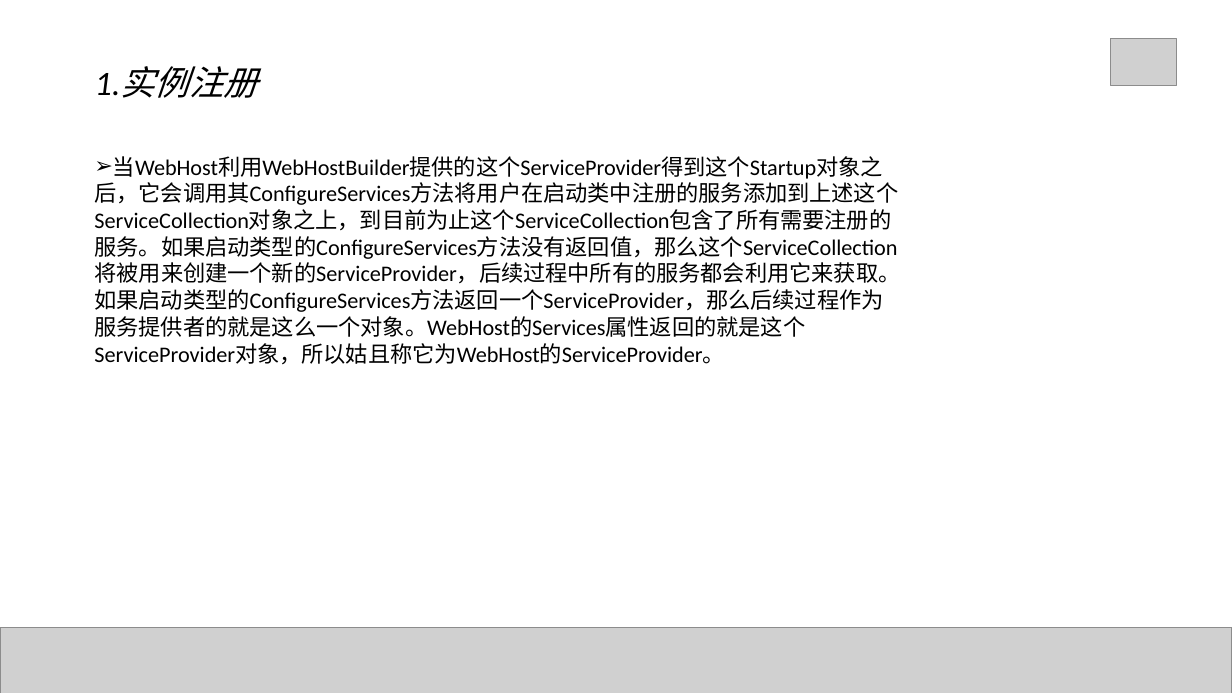
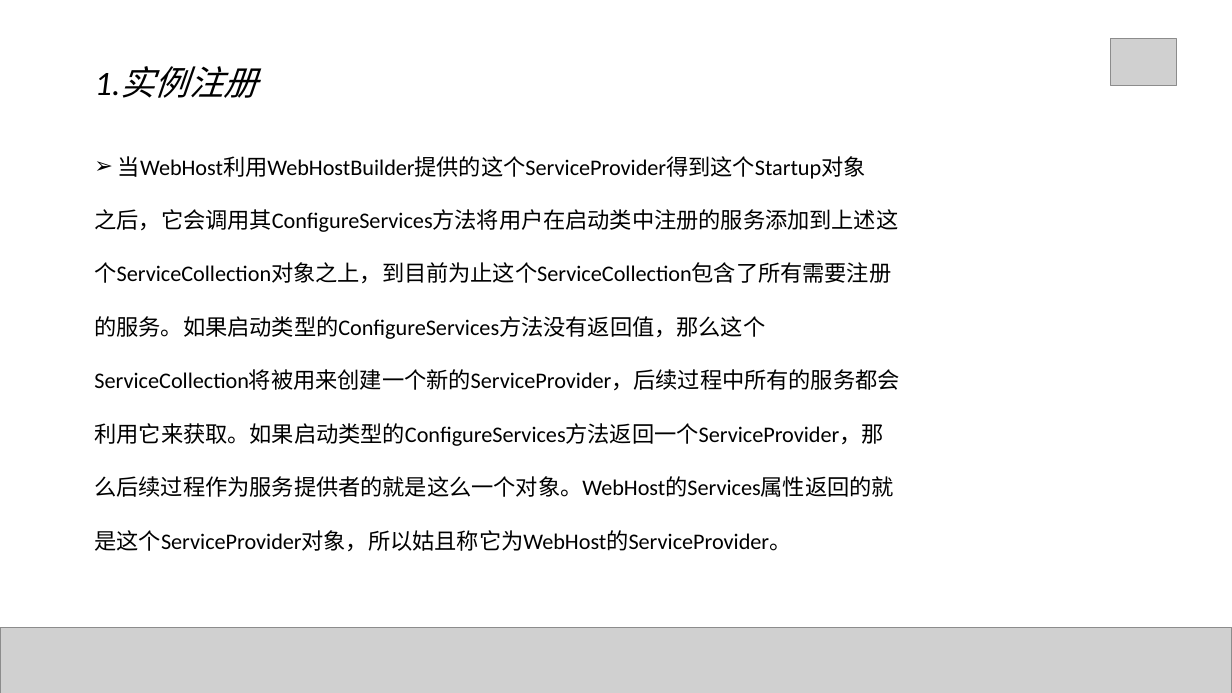
Before and after one commit to Mrchensama/DependenceInjection, a slide deck: slide 16 of 陈胡-依赖注入.pptx. Drawn at 1232x693 pixels with LibreOffice and Linux fonts; fonts in the diff are those of the drawing; grey boxes stand for pictures. Boxes give left, top, right and bottom in pixels: in the first picture for what was removed or moved away, otherwise in the second. Text is boxed around its words. In the diff, an @@ line names an element or a change of style, - is before the commit and + after.

```diff
--- a/陈胡-依赖注入.pptx
+++ b/陈胡-依赖注入.pptx
@@ text at bbox=[94, 156, 899, 552]: text changed @@
-➢ 当WebHost利用WebHostBuilder提供的这个ServiceProvider得到这个Startup对象之后，它会调用其ConfigureServices方法将用户在启动类中注册的服务添加到上述这个ServiceCollection对象之上，到目前为止这个ServiceCollection包含了所有需要注册的服务。如果启动类型的ConfigureServices方法没有返回值，那么这个ServiceCollection将被用来创建一个新的ServiceProvider，后续过程中所有的服务都会利用它来获取。如果启动类型的ConfigureServices方法返回一个ServiceProvider，那么后续过程作为服务提供者的就是这么一个对象。WebHost的Services属性返回的就是这个ServiceProvider对象，所以姑且称它为WebHost的ServiceProvider。
+➢ 当WebHost利用WebHostBuilder提供的这个ServiceProvider得到这个Startup对象
+之后，它会调用其ConfigureServices方法将用户在启动类中注册的服务添加到上述这
+个ServiceCollection对象之上，到目前为止这个ServiceCollection包含了所有需要注册
+的服务。如果启动类型的ConfigureServices方法没有返回值，那么这个
+ServiceCollection将被用来创建一个新的ServiceProvider，后续过程中所有的服务都会
+利用它来获取。如果启动类型的ConfigureServices方法返回一个ServiceProvider，那
+么后续过程作为服务提供者的就是这么一个对象。WebHost的Services属性返回的就
+是这个ServiceProvider对象，所以姑且称它为WebHost的ServiceProvider。
```
Also in this commit, not shown: 14 other slides changed, 8 slides added, 2 slides removed, 5 other files.
